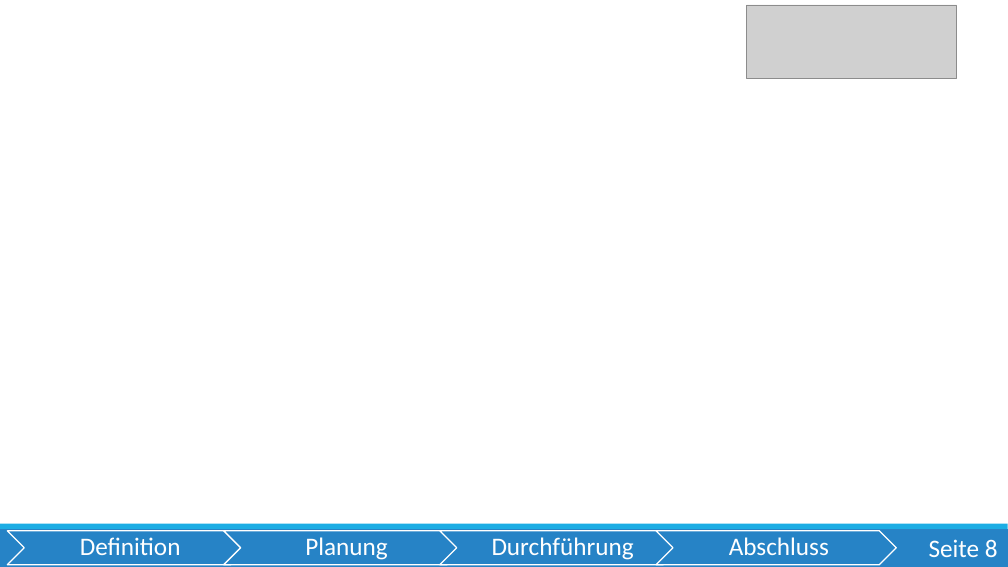
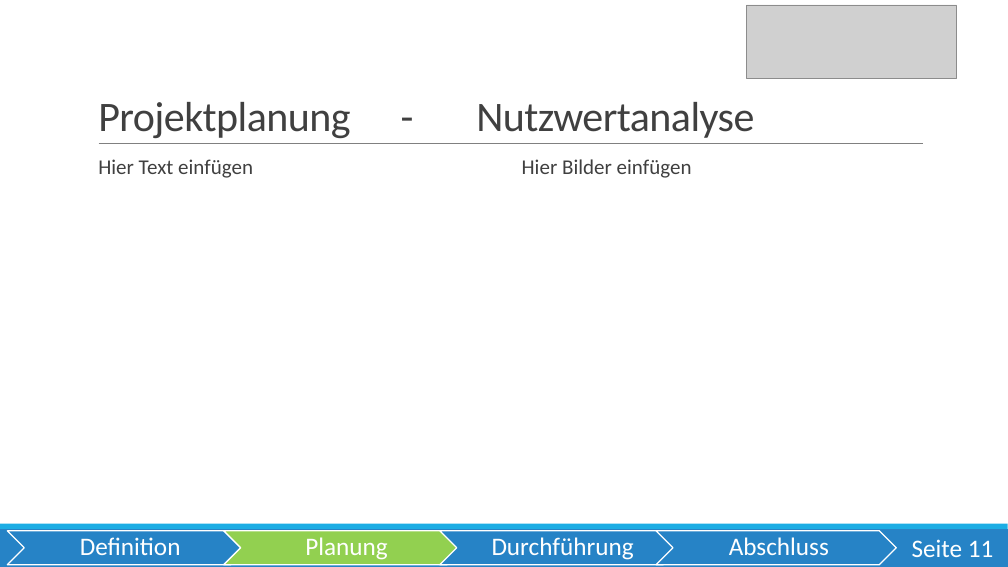
Before and after one commit to OberstufenprojektVOIP/OSP_VOIP, a slide deck: slide 11 of Pr-sentation/Präsentation VoIP Echt.pptx (slide 8 before the commit). Drawn at 1008x567 pixels with LibreOffice and Linux fonts; fonts in the diff are those of the drawing; grey boxes stand for pictures. Boxes give left, top, right and bottom in pixels: in the first picture for what was removed or moved away, otherwise in the second. Text is boxed around its words. In the diff, an @@ line names an element or a change of style, - is before the commit and + after.

```diff
--- a/Pr-sentation/Präsentation VoIP Echt.pptx
+++ b/Pr-sentation/Präsentation VoIP Echt.pptx
@@ title added at [98, 102, 754, 138], 40 pt, text #404040 @@
+Projektplanung - Nutzwertanalyse
@@ line added from (99, 144) to (923, 144), #808080 0.5 pt @@
@@ text added at [98, 159, 253, 178], 20 pt, text #404040 @@
+  Hier Text einfügen
@@ text added at [522, 159, 692, 178], 20 pt, text #404040 @@
+  Hier Bilder einfügen
@@ chevron at [224, 531, 464, 565]: fill #2683C6 to #92D050 @@
@@ page number at [912, 539, 994, 557]: text changed @@
-Seite 8
+Seite 11
```
Also in this commit, not shown: 7 other slides changed, 10 slides added, 1 slide removed.
